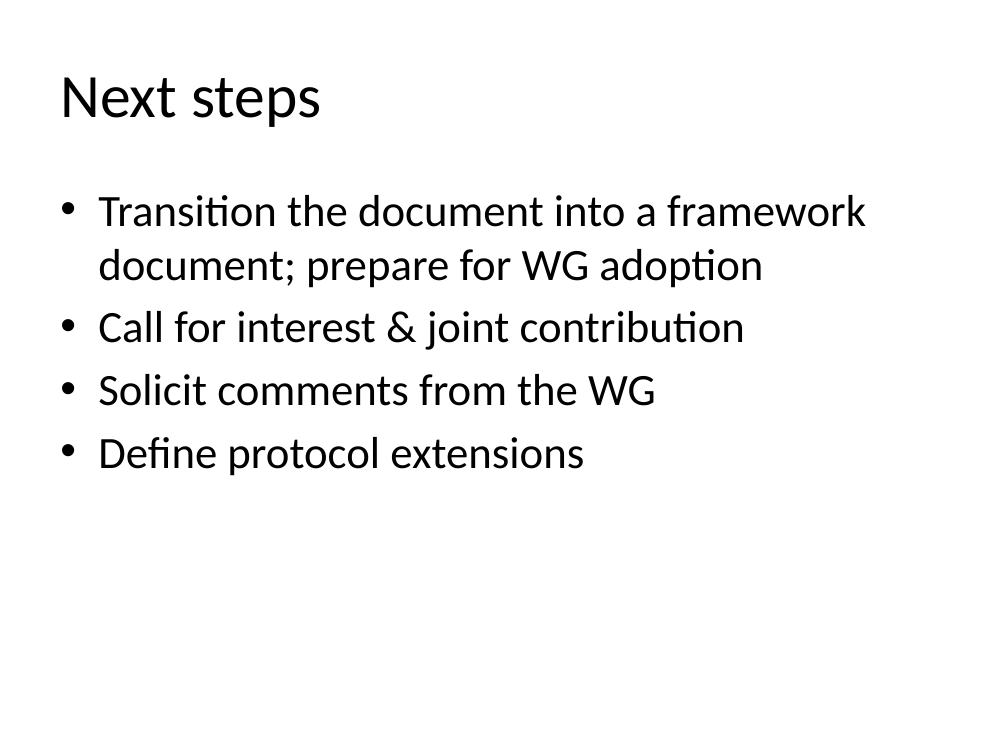
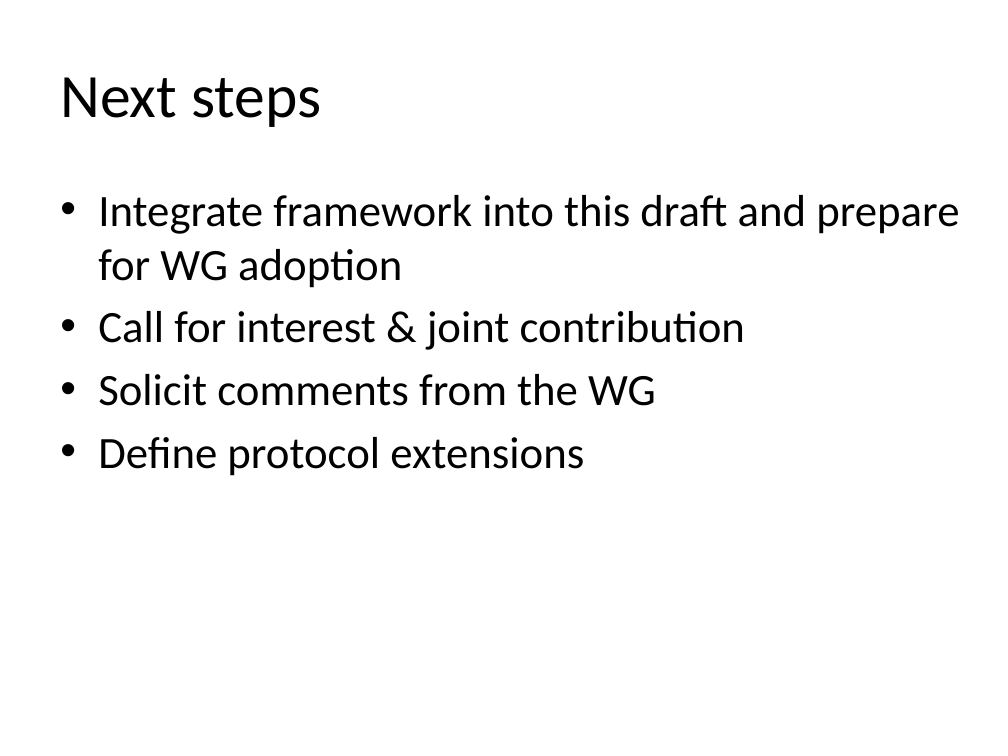
Before and after one commit to aguoietf/ietf-ccamp-optical2cloud-problem-statement, a slide deck: slide 10 of materials/slides-114-ccamp-optical-cloud.pptx. Drawn at 1008x756 pixels with LibreOffice and Linux fonts; fonts in the diff are those of the drawing. Boxes give left, top, right and bottom in pixels: in the first picture for what was removed or moved away, otherwise in the second. Text is boxed around its words. In the diff, an @@ line names an element or a change of style, - is before the commit and + after.

```diff
--- a/materials/slides-114-ccamp-optical-cloud.pptx
+++ b/materials/slides-114-ccamp-optical-cloud.pptx
@@ text at <box>98,195,959,288</box>: text changed @@
-• Transition the document into a framework document; prepare for WG adoption
+• Integrate framework into this draft and prepare for WG adoption
```
Also in this commit, not shown: 4 other slides changed, 1 slide added.
